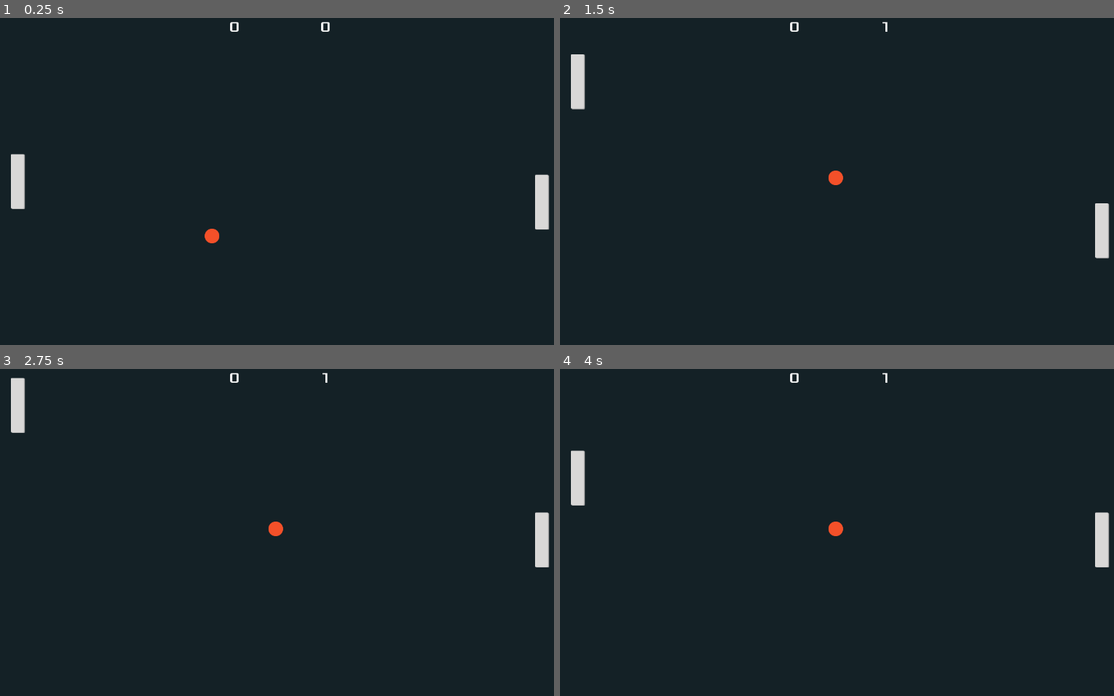
Above: before the commit, frames 1-4 (two rows, left to right).
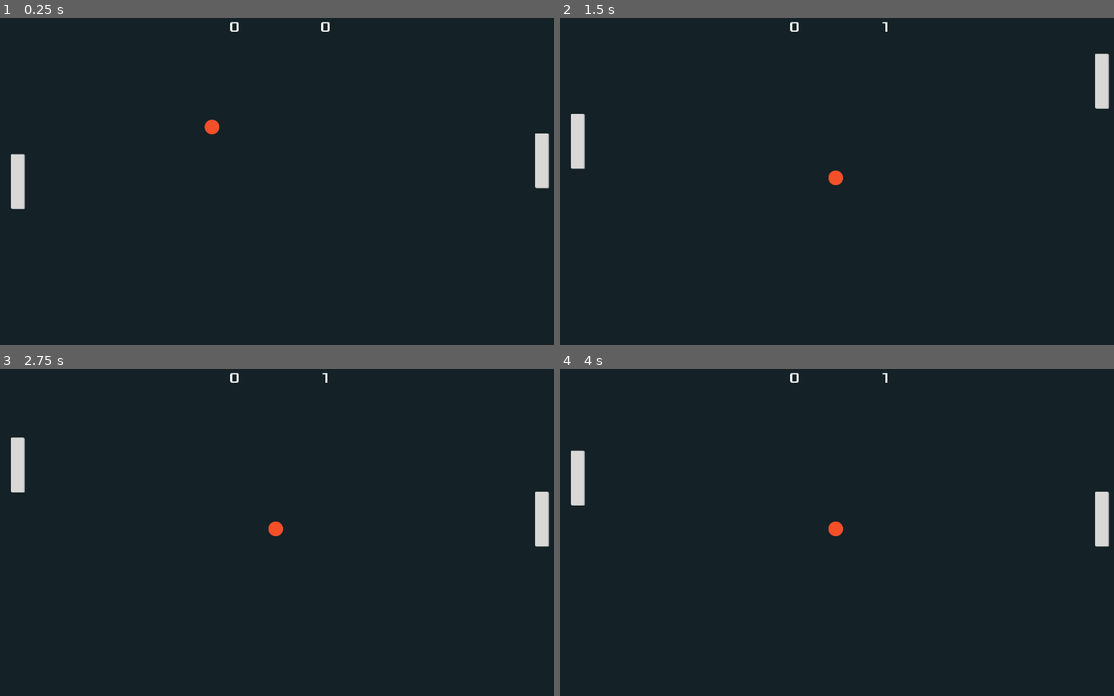
Above: after the commit, the same moments.

Repository: vrudas/pong-godot
Game: Godot game, scene res://Level/Level.tscn
The game is run twice, just before and just after one commit, with the same random seed, the same clock (stepped at 60 frames per second) and the same inputs.
Inputs:
- Up to frame 1 (0.25 s): no input
- Up to frame 2 (1.5 s): hold Up (ui_up) 0.53-1.28 s; hold Down (ui_down) from 1.28 s (still down)
- Up to frame 3 (2.75 s): release Down (ui_down) at 2.03 s; hold Up (ui_up) from 2.03 s (still down)
- Up to frame 4 (4 s): tap Enter at 3.5 s; release Up (ui_up) at 3.53 s; hold Down (ui_down) from 3.53 s (still down)

The runs differ from the first frame. In frame 1, 0.9% of the frame differs, in the area x 36-100%, y 31-69%; in frame 2, 1.7%, in the area x 1-100%, y 10-74%; in frame 3, 1.2%; in frame 4, 0.3%.

Commit message:
Add restart ball functionality

Diff:
--- a/Ball/Ball.gd
+++ b/Ball/Ball.gd
@@ -6,9 +6,7 @@
 
 
 func _ready() -> void:
-    randomize()
-    velocity.x = [-1, 1][randi() % 2]
-    velocity.y = [-0.8, 0.8][randi() % 2]
+    randomize_initial_movemennt()
 
 
 func _physics_process(delta: float) -> void:
@@ -20,3 +18,14 @@
 
 func stop_ball() -> void:
     speed = 0
+
+
+func restart_ball() -> void:
+    speed = 600
+    randomize_initial_movemennt()
+
+
+func randomize_initial_movemennt() -> void:
+    randomize()
+    velocity.x = [-1, 1][randi() % 2]
+    velocity.y = [-0.8, 0.8][randi() % 2]
